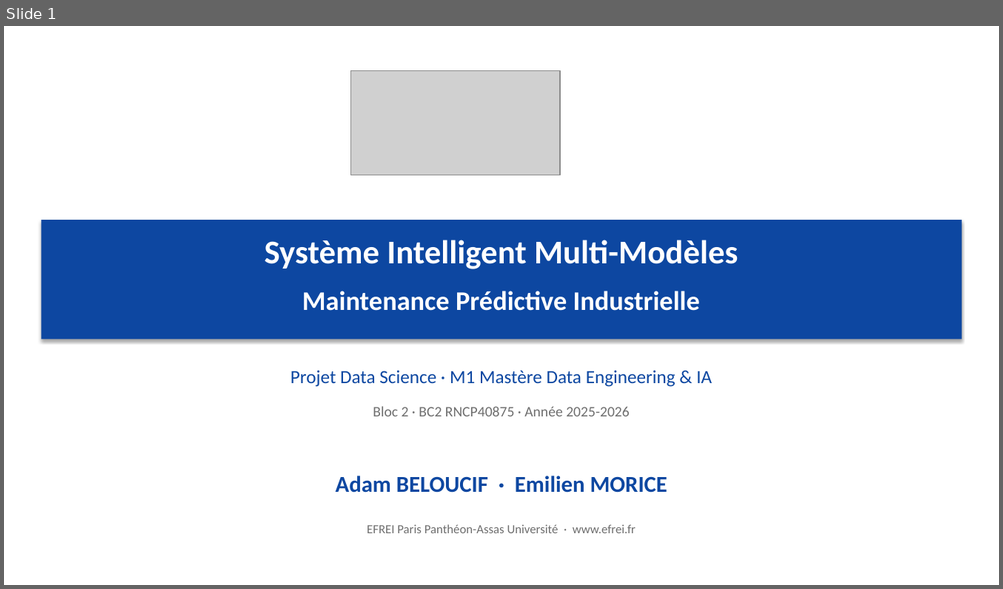
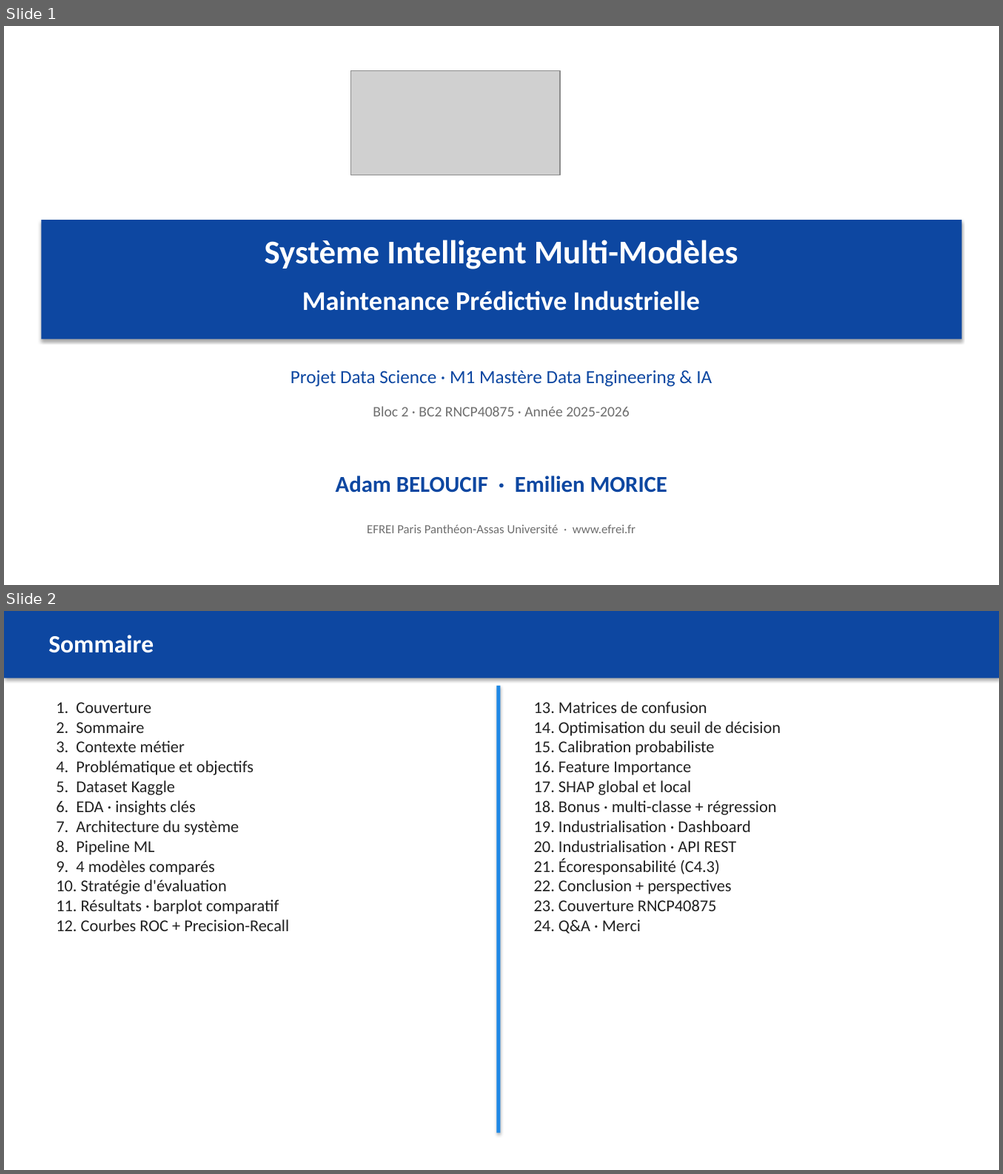
Before and after one commit to Adam-Blf/maintenance-predictive-industrielle, a slide deck: reports/presentation.pptx. Shown one above the other, each under a label of ours: slide 1 before the commit, slides 1 and 2 after it. The pictures are 1003x589 and 1003x1174 pixels, drawn with LibreOffice and Linux fonts; fonts in the diff are those of the drawing; grey boxes stand for pictures. Boxes give left, top, right and bottom in pixels: in the first picture for what was removed or moved away, otherwise in the second. Text is boxed around its words. In the diff, an @@ line names an element or a change of style, - is before the commit and + after.

```diff
--- a/reports/presentation.pptx
+++ b/reports/presentation.pptx
@@ slide 2 added at <box>4,611,999,1170</box>, background #FFFFFF @@
@@ rectangle added at <box>4,611,999,678</box>, fill #0D47A1 @@
@@ text added at <box>48,635,153,653</box>, 24 pt, text #FFFFFF, bold @@
+Sommaire
@@ rectangle added at <box>496,686,500,1133</box>, fill #1E88E5 @@
@@ text added at <box>56,702,289,931</box>, 16 pt, text #212121 @@
+1. Couverture
+2. Sommaire
+3. Contexte métier
+4. Problématique et objectifs
+5. Dataset Kaggle
+6. EDA · insights clés
+7. Architecture du système
+8. Pipeline ML
+9. 4 modèles comparés
+10. Stratégie d'évaluation
+11. Résultats · barplot comparatif
+12. Courbes ROC + Precision-Recall
@@ text added at <box>534,701,780,934</box>, 16 pt, text #212121 @@
+13. Matrices de confusion
+14. Optimisation du seuil de décision
+15. Calibration probabiliste
+16. Feature Importance
+17. SHAP global et local
+18. Bonus · multi-classe + régression
+19. Industrialisation · Dashboard
+20. Industrialisation · API REST
+21. Écoresponsabilité (C4.3)
+22. Conclusion + perspectives
+23. Couverture RNCP40875
+24. Q&A · Merci
```
Also in this commit, not shown: 7 slides changed, 15 other slides added, 3 slides removed, 13 other files.
